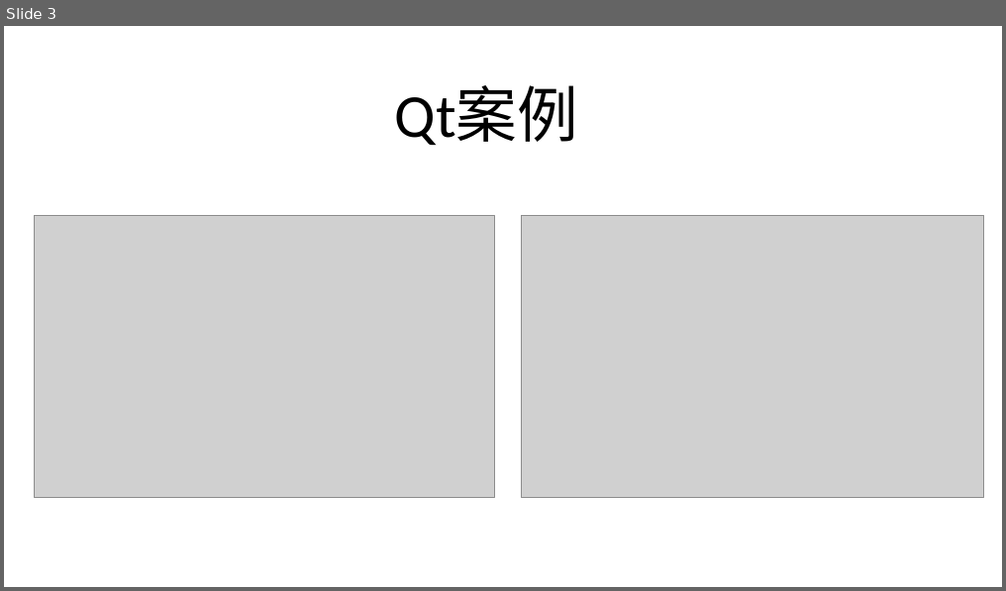
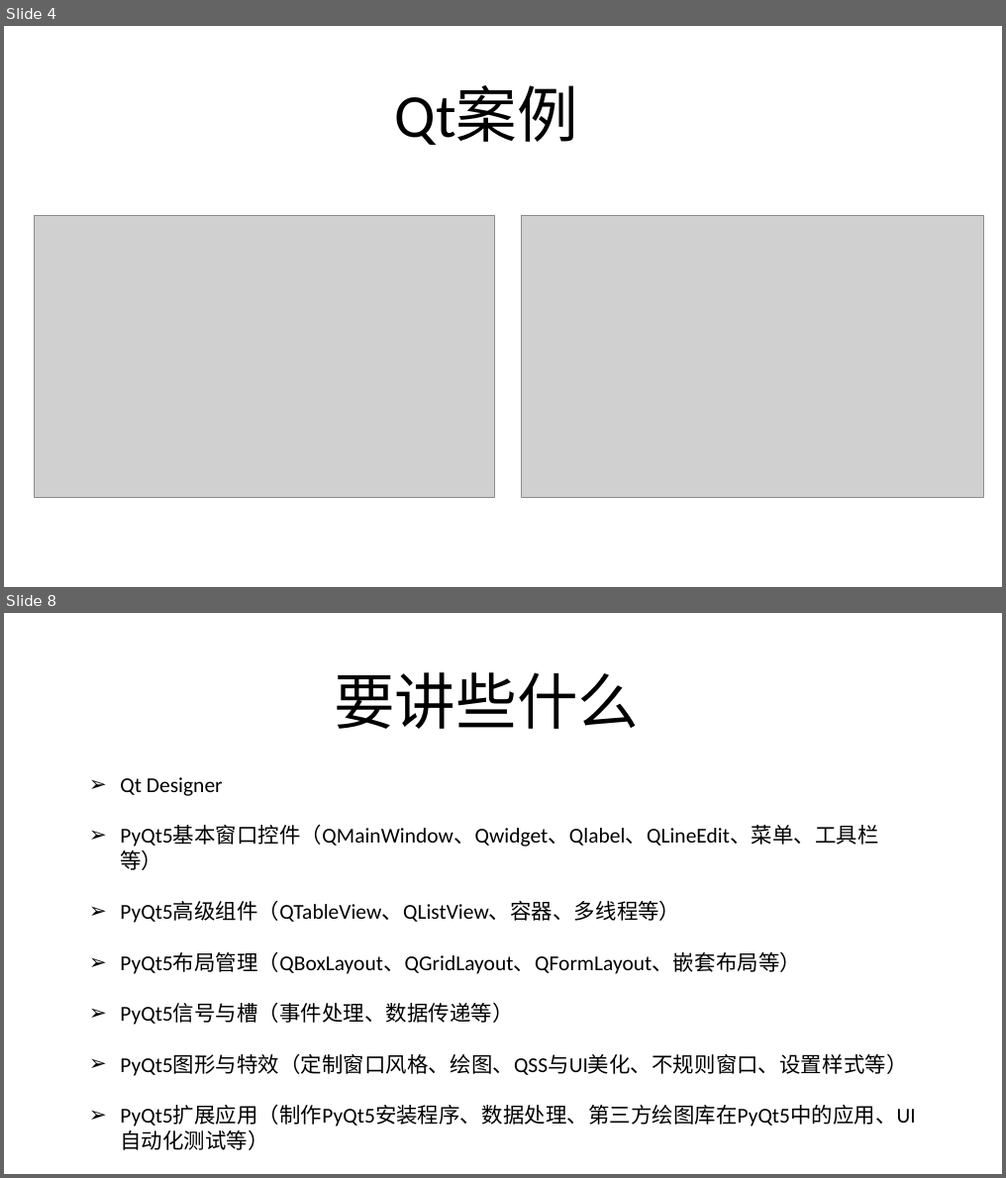
Before and after one commit to geekori/pyqt5, a slide deck: documents/01-初识PyQt5-01-PyQt5简介.pptx. Shown one above the other, each under a label of ours: slide 3 before the commit, slides 4 and 8 after it; the slides between them are not shown. The pictures are 1006x591 and 1006x1178 pixels, drawn with LibreOffice and Linux fonts; fonts in the diff are those of the drawing; grey boxes stand for pictures. Boxes give left, top, right and bottom in pixels: in the first picture for what was removed or moved away, otherwise in the second. Text is boxed around its words. In the diff, an @@ line names an element or a change of style, - is before the commit and + after.

```diff
--- a/documents/01-初识PyQt5-01-PyQt5简介.pptx
+++ b/documents/01-初识PyQt5-01-PyQt5简介.pptx
@@ slide 8 added at [4,613,1002,1174], background #FFFFFF @@
@@ title added at [334,672,639,729], 44 pt, text #000000 @@
+要讲些什么
@@ text added at [120,777,915,1127], 15.3 pt, text #000000 @@
+➢ Qt Designer
+➢ PyQt5基本窗口控件（QMainWindow、Qwidget、Qlabel、QLineEdit、菜单、工具栏等）
+➢ PyQt5高级组件（QTableView、QListView、容器、多线程等）
+➢ PyQt5布局管理（QBoxLayout、QGridLayout、QFormLayout、嵌套布局等）
+➢ PyQt5信号与槽（事件处理、数据传递等）
+➢ PyQt5图形与特效（定制窗口风格、绘图、QSS与UI美化、不规则窗口、设置样式等）
+➢ PyQt5扩展应用（制作PyQt5安装程序、数据处理、第三方绘图库在PyQt5中的应用、UI自动化测试等）
@@ what was slide 3 is now slide 4 @@
```
Also in this commit, not shown: 1 slide changed, 4 other slides added.
